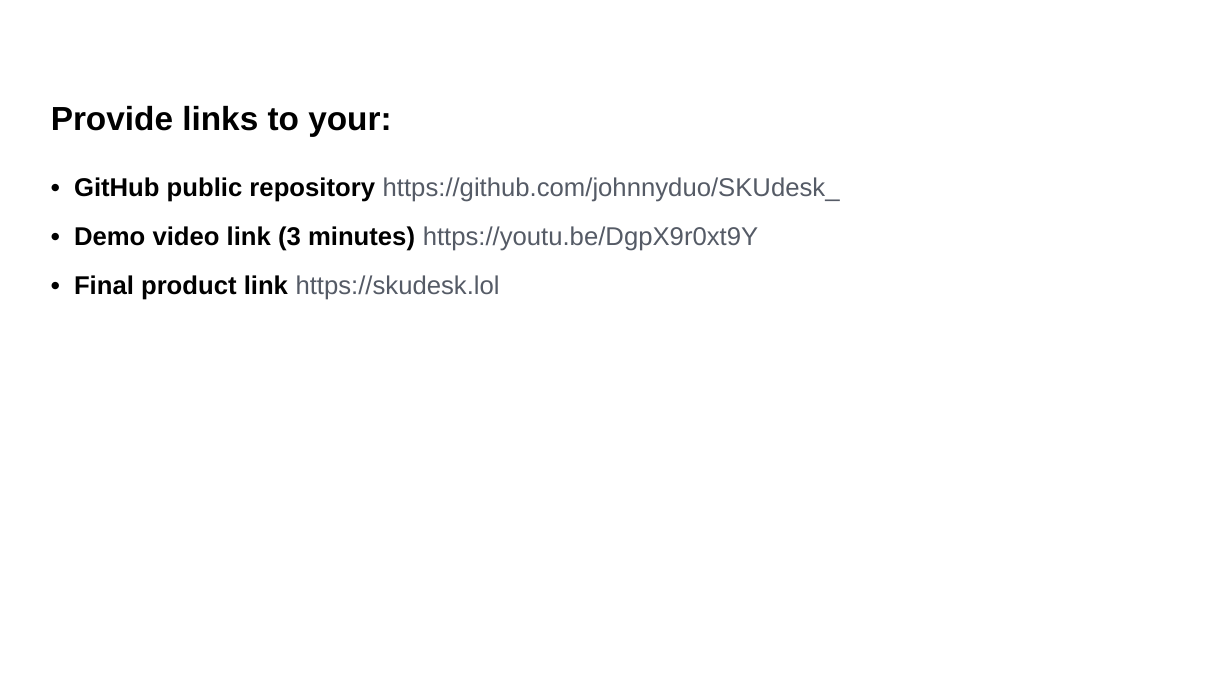
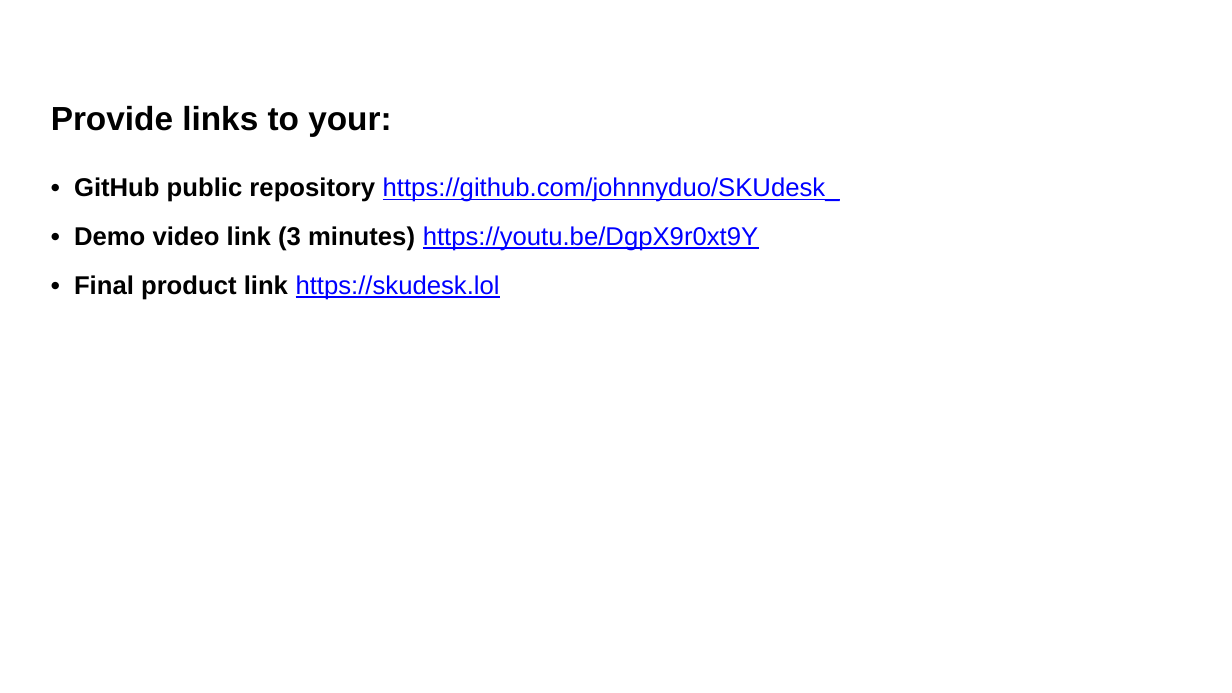
Before and after one commit to johnnyduo/SKUdesk_, a slide deck: slide 12 of submission/SKUdesk-AI-Builder-Cup.pptx (slide 11 before the commit). Drawn at 1232x693 pixels with LibreOffice and Linux fonts; fonts in the diff are those of the drawing; background and template pictures are left out. Boxes give left, top, right and bottom in pixels: in the first picture for what was removed or moved away, otherwise in the second. Text is boxed around its words. In the diff, an @@ line names an element or a change of style, - is before the commit and + after.

```diff
--- a/submission/SKUdesk-AI-Builder-Cup.pptx
+++ b/submission/SKUdesk-AI-Builder-Cup.pptx
@@ text "• GitHub public repository https://github.com/johnnyduo/SKUd ..." at (74, 177, 840, 300): text colour #555B66 to #0000FF, underline on in "https://github.com/johnnyduo/SKUdesk_", "https://youtu.be/DgpX9r0xt9Y", "https://skudesk.lol" @@
```
Also in this commit, not shown: 2 other slides changed, 1 slide added, 1 other file.
